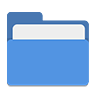
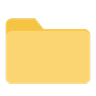
Layers edited between the first and the second 96×96 image:
added layer "圖層 1" above "folder icon" over left=5, top=18, right=91, bottom=84
hid "folder icon" over left=7, top=12, right=89, bottom=87